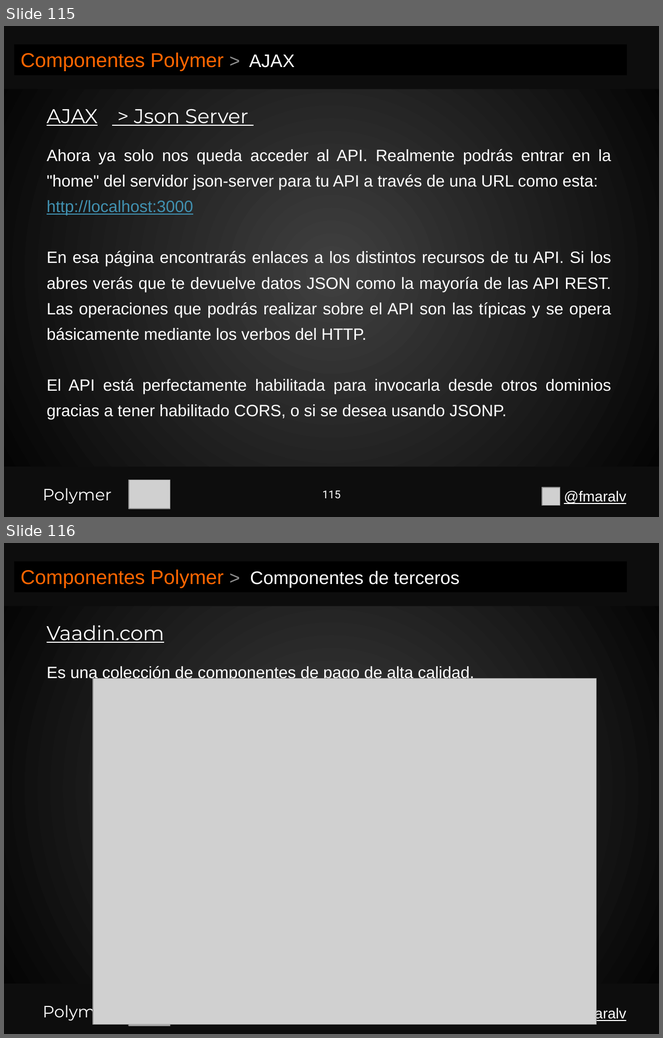
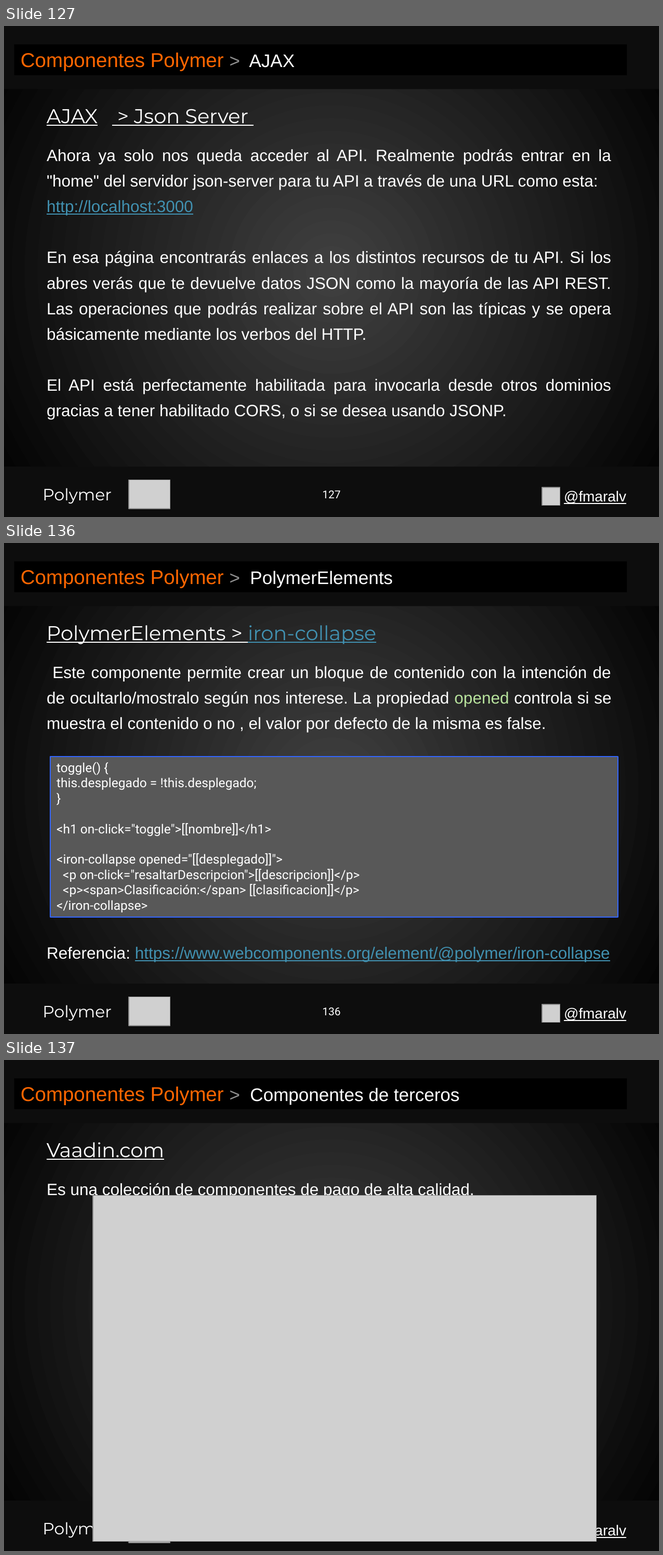
Before and after one commit to fmaralv/Presentacion, a slide deck: Polymer.pptx. Shown one above the other, each under a label of ours: slides 115 and 116 before the commit, slides 127, 136 and 137 after it; the slides between them are not shown. The pictures are 663x1038 and 663x1555 pixels, drawn with LibreOffice and Linux fonts; fonts in the diff are those of the drawing; grey boxes stand for pictures. Boxes give left, top, right and bottom in pixels: in the first picture for what was removed or moved away, otherwise in the second. Text is boxed around its words. In the diff, an @@ line names an element or a change of style, - is before the commit and + after.

```diff
--- a/Polymer.pptx
+++ b/Polymer.pptx
@@ slide 136 added at (x1=4, y1=543, x2=659, y2=1034), background gradient #404040 to #000000 @@
@@ rectangle added at (x1=4, y1=543, x2=659, y2=606), fill #0D0D0D @@
@@ rectangle added at (x1=14, y1=561, x2=627, y2=592), fill #000000, 22 pt, text #FF6600 @@
+Componentes Polymer > PolymerElements
@@ text added at (x1=47, y1=625, x2=376, y2=644), 22 pt, text #FFFFFF, underline @@
+PolymerElements > iron-collapse
@@ text added at (x1=47, y1=666, x2=611, y2=962), 18 pt, text #FFFFFF @@
+Este componente permite crear un bloque de contenido con la intención de de ocultarlo/mostralo según nos interese. La propiedad opened controla si se muestra el contenido o no , el valor por defecto de la misma es false.
+Referencia: https://www.webcomponents.org/element/@polymer/iron-collapse
@@ rectangle added at (x1=50, y1=757, x2=618, y2=918), fill #585858, outline #3366FF 1 pt, 14 pt, text #FFFFFF @@
+toggle() {
+this.desplegado = !this.desplegado;
+}
+<h1 on-click="toggle">[[nombre]]</h1>
+<iron-collapse opened="[[desplegado]]">
+<p on-click="resaltarDescripcion">[[descripcion]]</p>
+<p><span>Clasificación:</span> [[clasificacion]]</p>
+</iron-collapse>
@@ rectangle added at (x1=4, y1=984, x2=659, y2=1034), fill #0D0D0D @@
@@ rectangle added at (x1=4, y1=984, x2=659, y2=1034), fill #0D0D0D @@
@@ text added at (x1=42, y1=1005, x2=112, y2=1021), 18 pt, text #FFFFFF @@
+Polymer
@@ picture added at (x1=129, y1=997, x2=170, y2=1026) @@
@@ page number added at (x1=322, y1=1008, x2=340, y2=1016), 12 pt, text #FFFFFF @@
+136
@@ picture added at (x1=542, y1=1005, x2=560, y2=1023) @@
@@ text added at (x1=564, y1=1008, x2=626, y2=1021), 16 pt, text #FFFFFF, underline @@
+@fmaralv
@@ what was slide 115 is now slide 127 @@
@@ page number at (x1=322, y1=491, x2=340, y2=499): text changed @@
-115
+127
@@ what was slide 116 is now slide 137 @@
```
Also in this commit, not shown: 3 slides changed, 19 other slides added.
